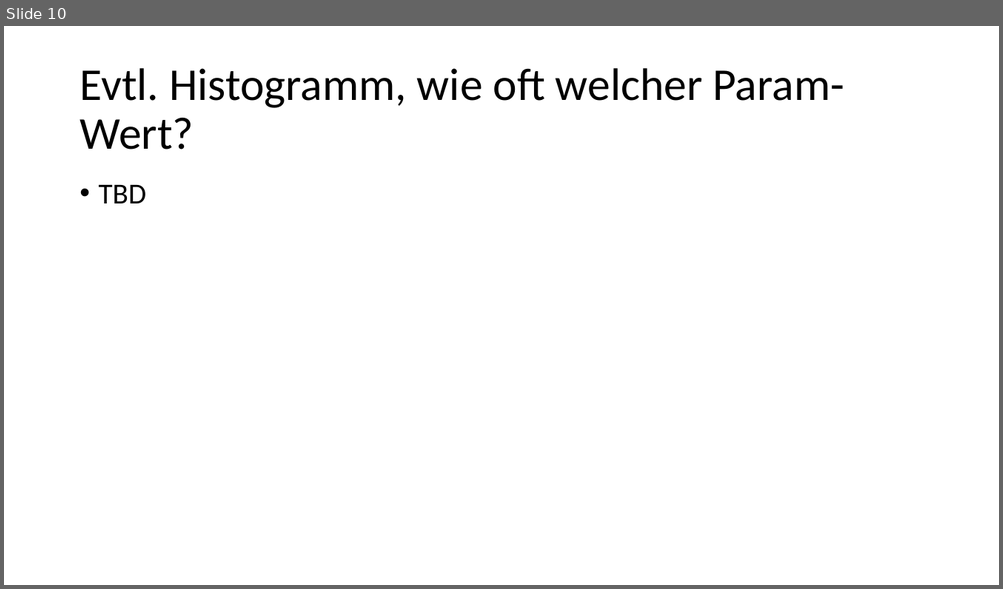
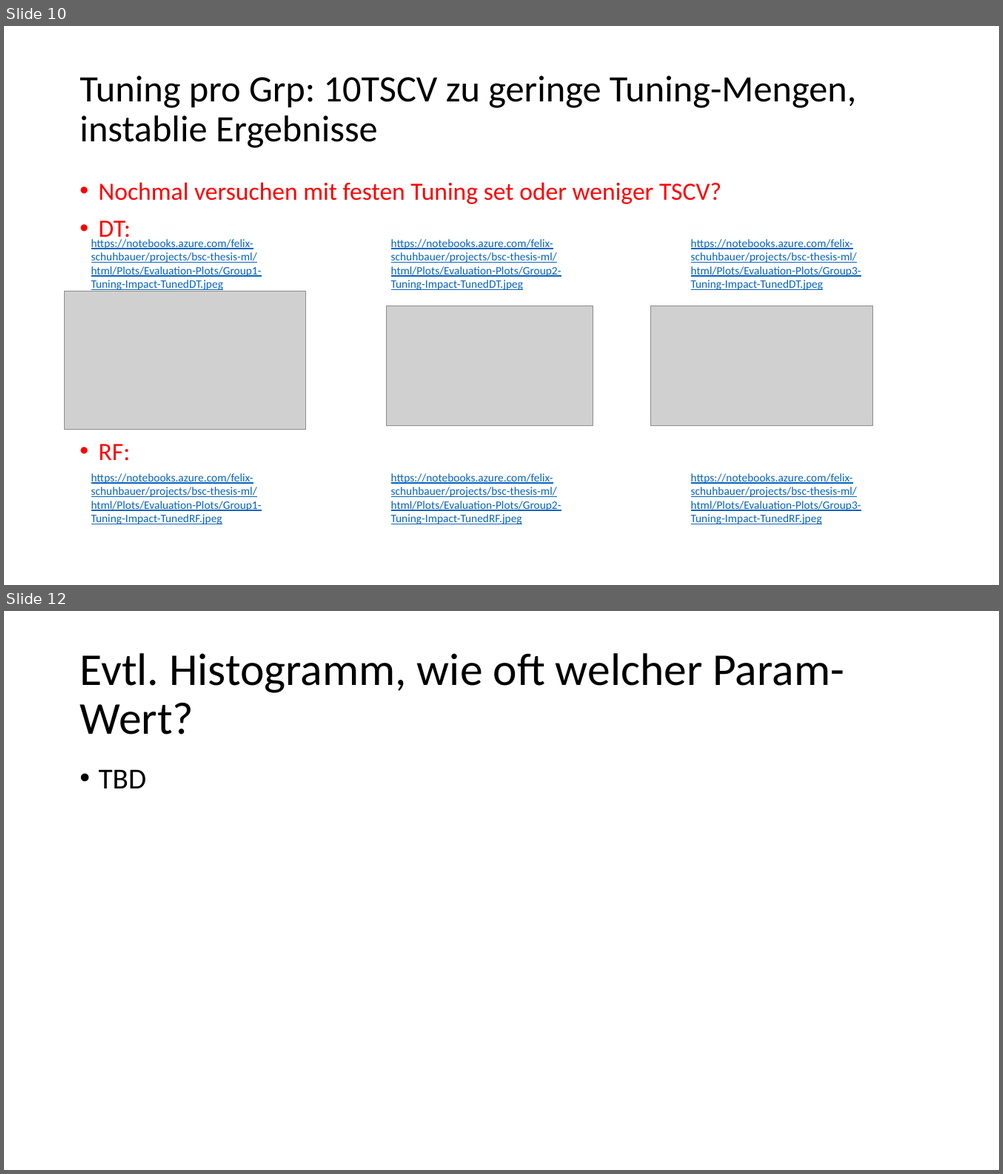
Before and after one commit to feschu/BSc-Thesis-ML, a slide deck: Notes/Dokumentation zum Vorgehen.pptx. Shown one above the other, each under a label of ours: slide 10 before the commit, slides 10 and 12 after it; the slides between them are not shown. The pictures are 1003x589 and 1003x1174 pixels, drawn with LibreOffice and Linux fonts; fonts in the diff are those of the drawing; grey boxes stand for pictures. Boxes give left, top, right and bottom in pixels: in the first picture for what was removed or moved away, otherwise in the second. Text is boxed around its words. In the diff, an @@ line names an element or a change of style, - is before the commit and + after.

Commit message:
Reset tuning method to initial 10TSCV

```diff
--- a/Notes/Dokumentation zum Vorgehen.pptx
+++ b/Notes/Dokumentation zum Vorgehen.pptx
@@ slide 10 added at [4,26,999,585], background #FFFFFF @@
@@ title added at [79,76,856,148], 36 pt, text #000000 @@
+Tuning pro Grp: 10TSCV zu geringe Tuning-Mengen, instablie Ergebnisse
@@ text added at [99,182,721,461], 24 pt, text #FF0000 @@
+• Nochmal versuchen mit festen Tuning set oder weniger TSCV?
+• DT:
+• RF:
@@ text added at [91,239,262,292], 11 pt, text #0563C1, underline @@
+https://notebooks.azure.com/felix-schuhbauer/projects/bsc-thesis-ml/html/Plots/Evaluation-Plots/Group1-Tuning-Impact-TunedDT.jpeg
@@ text added at [391,239,561,290], 11 pt, text #0563C1, underline @@
+https://notebooks.azure.com/felix-schuhbauer/projects/bsc-thesis-ml/html/Plots/Evaluation-Plots/Group2-Tuning-Impact-TunedDT.jpeg
@@ text added at [691,239,861,290], 11 pt, text #0563C1, underline @@
+https://notebooks.azure.com/felix-schuhbauer/projects/bsc-thesis-ml/html/Plots/Evaluation-Plots/Group3-Tuning-Impact-TunedDT.jpeg
@@ picture added at [65,292,306,429] @@
@@ picture added at [386,306,593,426] @@
@@ picture added at [651,306,873,426] @@
@@ text added at [91,474,262,525], 11 pt, text #0563C1, underline @@
+https://notebooks.azure.com/felix-schuhbauer/projects/bsc-thesis-ml/html/Plots/Evaluation-Plots/Group1-Tuning-Impact-TunedRF.jpeg
@@ text added at [391,474,561,525], 11 pt, text #0563C1, underline @@
+https://notebooks.azure.com/felix-schuhbauer/projects/bsc-thesis-ml/html/Plots/Evaluation-Plots/Group2-Tuning-Impact-TunedRF.jpeg
@@ text added at [691,474,861,525], 11 pt, text #0563C1, underline @@
+https://notebooks.azure.com/felix-schuhbauer/projects/bsc-thesis-ml/html/Plots/Evaluation-Plots/Group3-Tuning-Impact-TunedRF.jpeg
@@ what was slide 10 is now slide 12 @@
```
Also in this commit, not shown: 1 slide changed, 1 other slide added, 1 other file.
